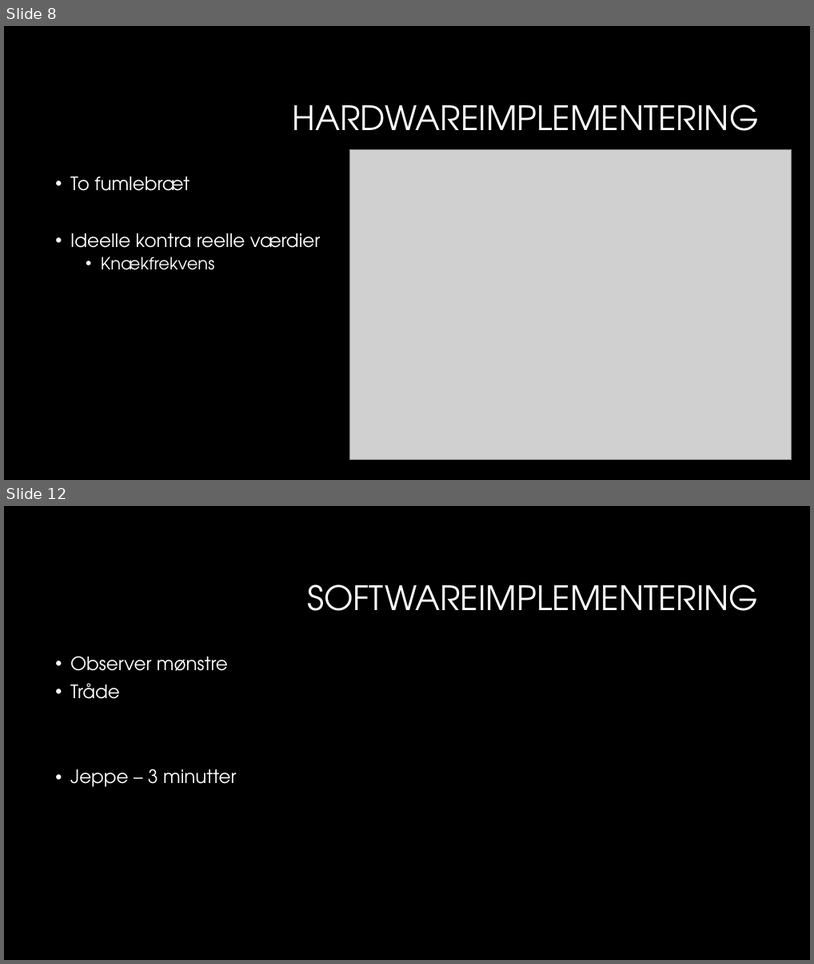
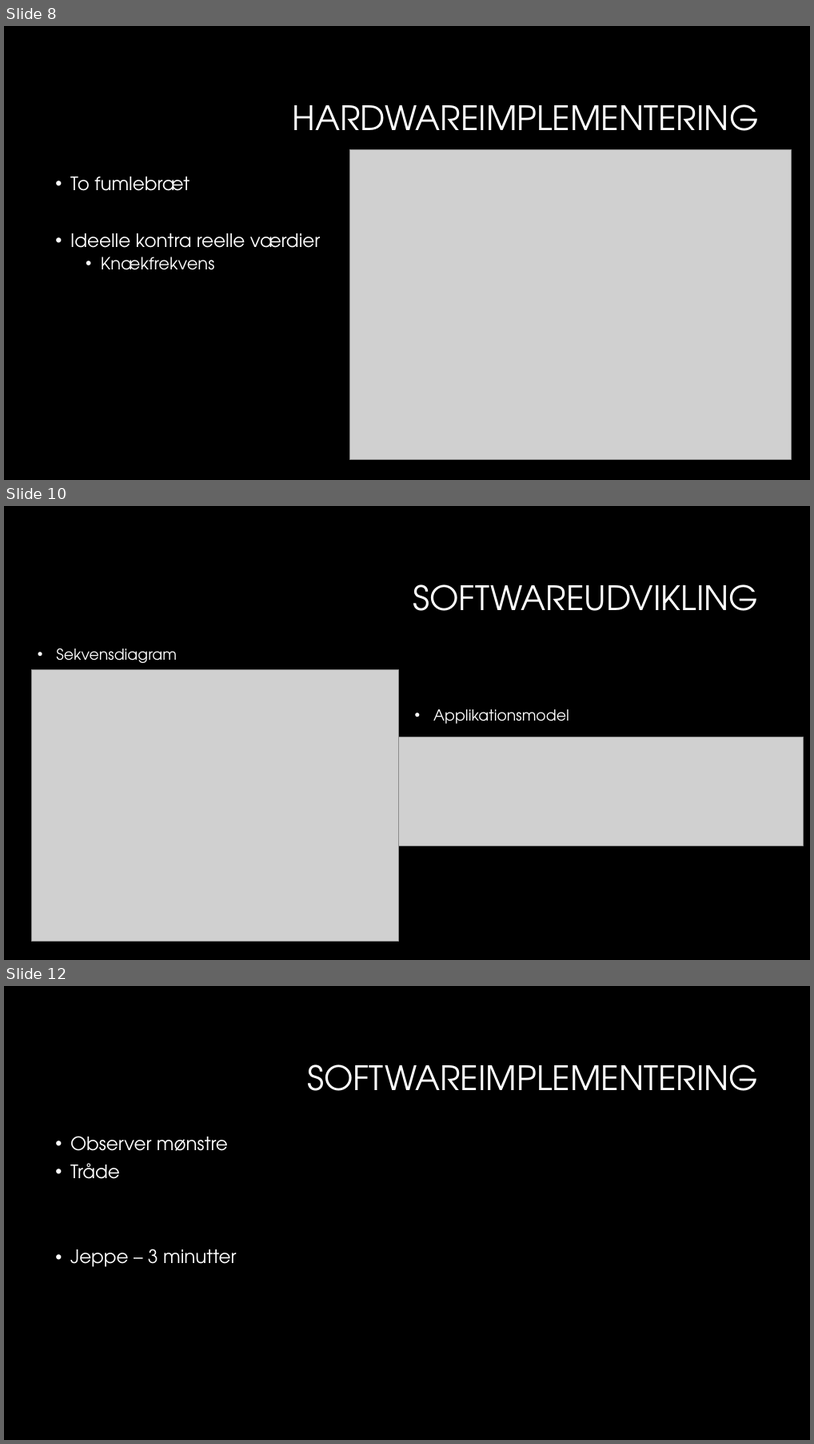
Before and after one commit to sarakirkeby/Semester-Projekt-3, a slide deck: Bifiler til projekt/Semesterprojekt 3.pptx. Shown one above the other, each under a label of ours: slides 8 and 12 before the commit, slides 8, 10 and 12 after it; the slides between them are not shown. The pictures are 814x964 and 814x1444 pixels, drawn with LibreOffice and Linux fonts; fonts in the diff are those of the drawing; grey boxes stand for pictures; background and template pictures are left out. Boxes give left, top, right and bottom in pixels: in the first picture for what was removed or moved away, otherwise in the second. Text is boxed around its words. In the diff, an @@ line names an element or a change of style, - is before the commit and + after.

```diff
--- a/Bifiler til projekt/Semesterprojekt 3.pptx
+++ b/Bifiler til projekt/Semesterprojekt 3.pptx
@@ slide 10 added at box(4, 506, 810, 960), background #000000 @@
@@ title added at box(414, 584, 759, 611), 40 pt, text #FFFFFF @@
+SOFTWAREUDVIKLING
@@ text added at box(56, 648, 177, 663), 18 pt, text #FFFFFF @@
+• Sekvensdiagram
@@ picture added at box(32, 669, 399, 940) @@
@@ text added at box(434, 709, 570, 724), 18 pt, text #FFFFFF @@
+• Applikationsmodel
@@ picture added at box(399, 737, 804, 845) @@
```
Also in this commit, not shown: 2 slides changed, 1 slide removed.
